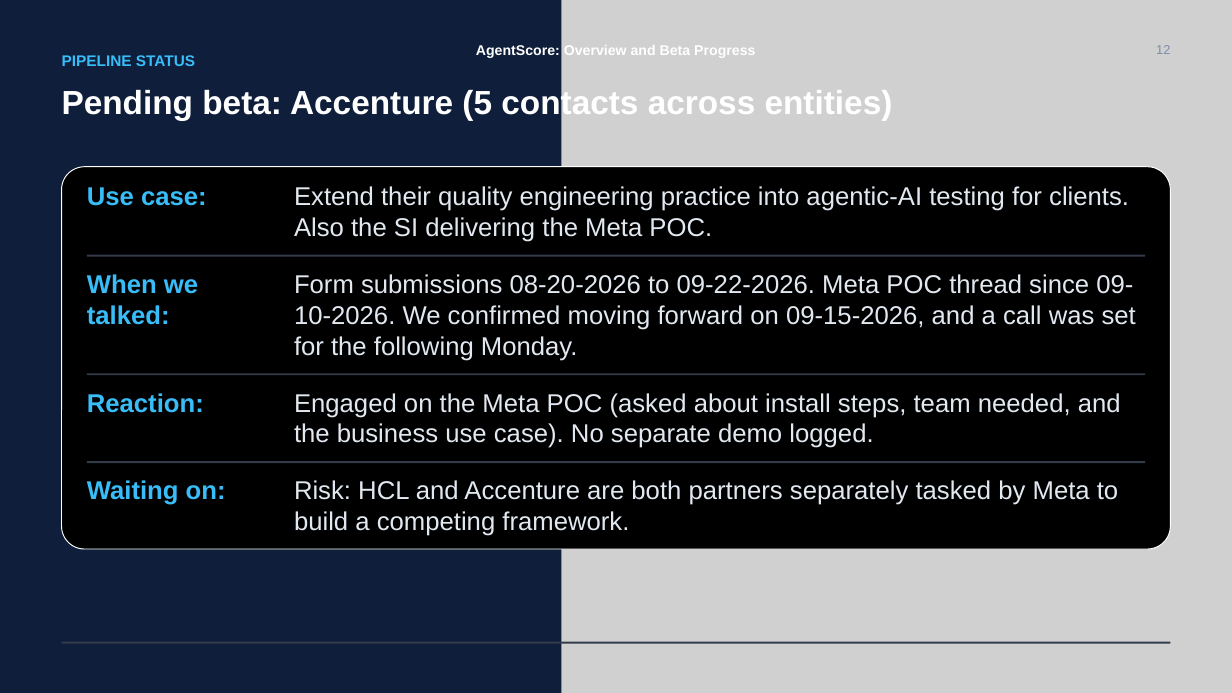
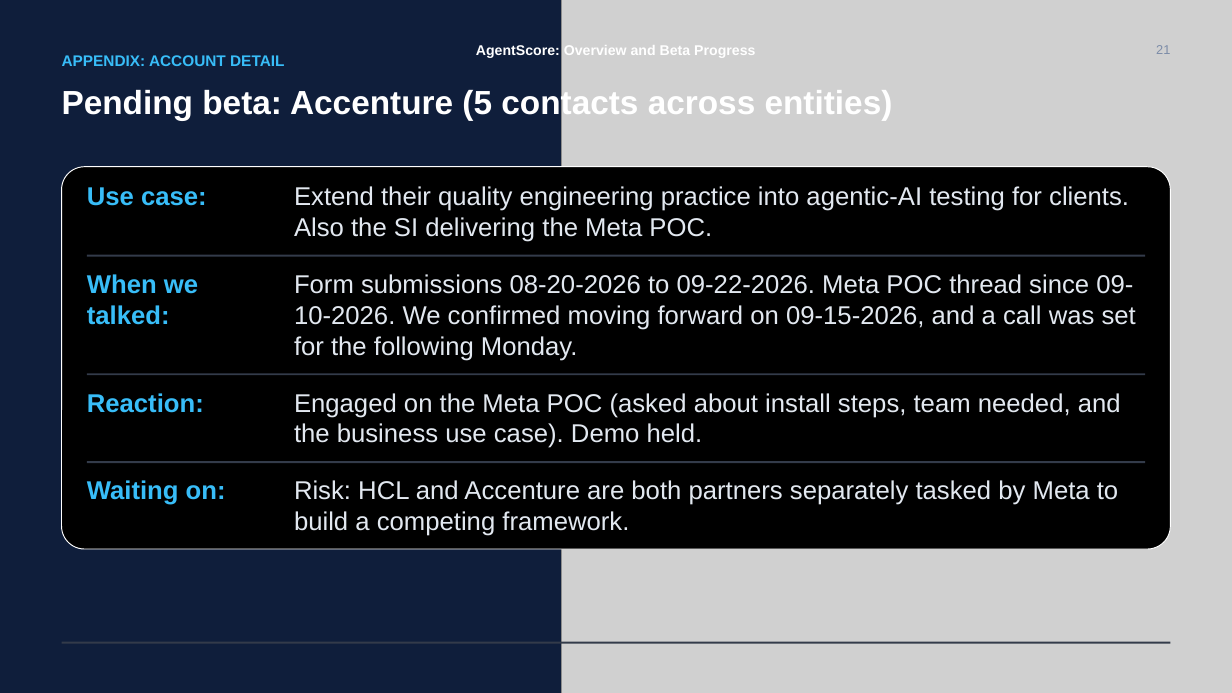
Before and after one commit to ADemers-tricentis/agent-score, a slide deck: slide 20 of docs/decks/AgentScore - Overview and Pipeline Status.pptx (slide 12 before the commit). Drawn at 1232x693 pixels with LibreOffice and Linux fonts; fonts in the diff are those of the drawing; grey boxes stand for pictures. Boxes give left, top, right and bottom in pixels: in the first picture for what was removed or moved away, otherwise in the second. Text is boxed around its words. In the diff, an @@ line names an element or a change of style, - is before the commit and + after.

```diff
--- a/docs/decks/AgentScore - Overview and Pipeline Status.pptx
+++ b/docs/decks/AgentScore - Overview and Pipeline Status.pptx
@@ text at <box>62,55,284,66</box>: text changed @@
-PIPELINE STATUS
+APPENDIX: ACCOUNT DETAIL
@@ text at <box>1156,45,1170,54</box>: text changed @@
-12
+21
@@ text at <box>294,393,1121,448</box>: text changed @@
-Engaged on the Meta POC (asked about install steps, team needed, and the business use case). No separate demo logged.
+Engaged on the Meta POC (asked about install steps, team needed, and the business use case). Demo held.
```
Also in this commit, not shown: 19 other slides changed, 2 slides added, 3 slides removed, 24 other files.
